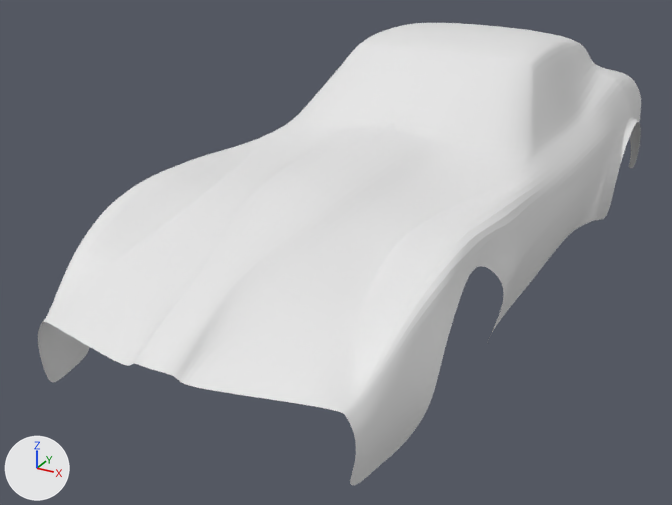
What one commit did to the Blender file corvette.blend.
Both versions are drawn from a 50 mm camera at (3.65, -9.23, 4.3) aimed at (-0.51, -1.67, 0.52). Every picture has the same lights, and +X, +Y and +Z are marked at lower left.
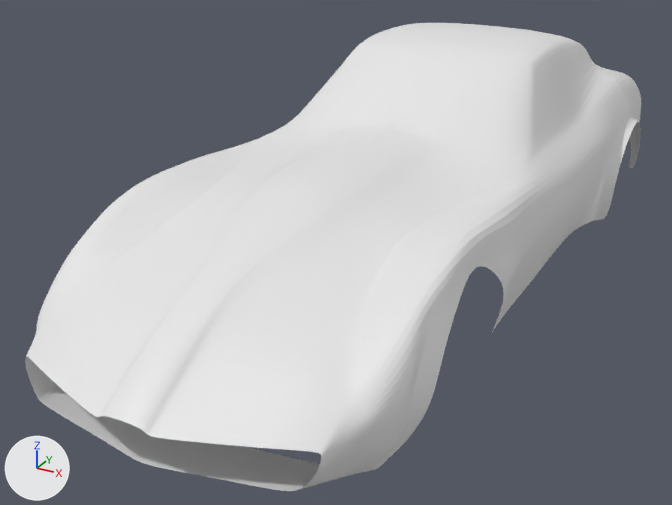
Boxes (x1, y1, x2, y2) around the edits, measured in the pictures (672 x 505 px):
'Circle', reshaped: before (38, 23, 641, 485); after (25, 23, 641, 491)
part 1 of me_circle, built on: before (38, 218, 426, 485); after (25, 218, 427, 491)

Edits to the bpy script that builds the scene:
```text
Change me_circle:
    used by ob_circle; location = (0.0, 0.0, 0.0)
    remove me_circle.from_pydata(...)  # 317 vertices, 278 faces; spans x 0.0..1.68, y -5.16..3.57, z 0.39..2.49
    add me_circle.from_pydata(...)  # 341 vertices, 298 faces; spans x 0.0..1.68, y -5.47..3.57, z 0.31..2.49
    me_circle part 1
    1 vertex is removed from x 1.32, y -4.83, z 0.44
    2 faces are deleted
    15 vertices move from x 0.3..1.49, y -4.83..-4.33, z 0.39..1.27 to x 0.3..1.56, y -5.09..-4.33, z 0.39..1.27
    25 vertices are added at x 0.0..1.32, y -5.47..-4.57, z 0.31..0.91
    22 new faces join them
```
